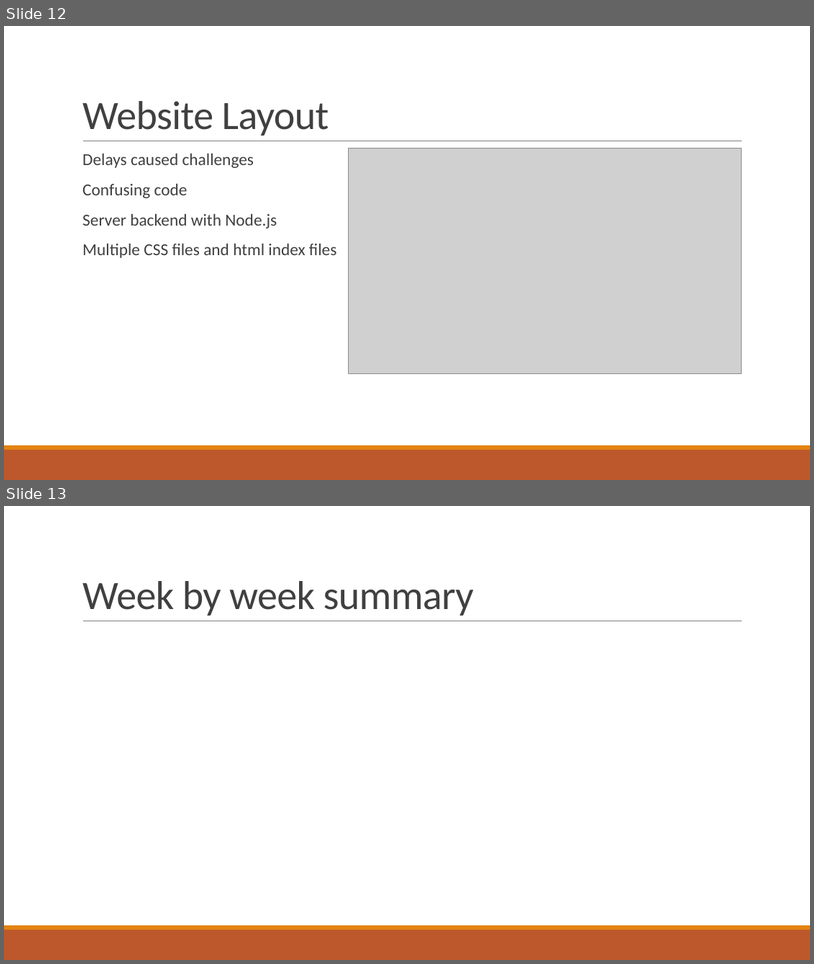
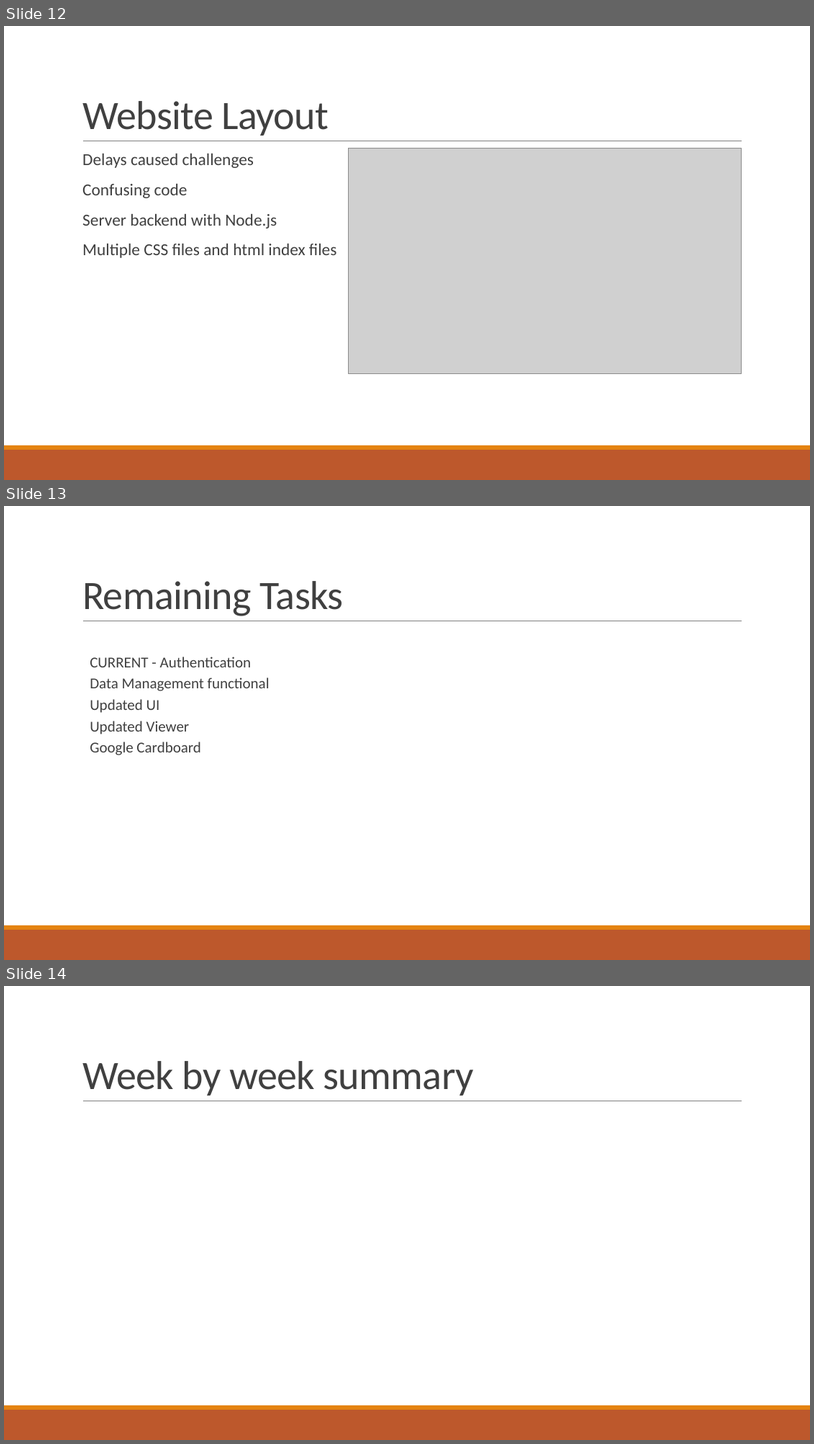
Before and after one commit to gonsalvg/Capstone-Forge-App, a slide deck: Project Documents/Progress Report 2/Progress report.pptx. Shown one above the other, each under a label of ours: slides 12 and 13 before the commit, slides 12, 13 and 14 after it. The pictures are 814x964 and 814x1444 pixels, drawn with LibreOffice and Linux fonts; fonts in the diff are those of the drawing; grey boxes stand for pictures. Boxes give left, top, right and bottom in pixels: in the first picture for what was removed or moved away, otherwise in the second. Text is boxed around its words. In the diff, an @@ line names an element or a change of style, - is before the commit and + after.

```diff
--- a/Project Documents/Progress Report 2/Progress report.pptx
+++ b/Project Documents/Progress Report 2/Progress report.pptx
@@ slide 13 added at box(4, 506, 810, 960), background #FFFFFF; not listed: 3 template elements that a slide beside it also shows @@
@@ title added at box(82, 581, 344, 616), 48 pt, text #404040 @@
+Remaining Tasks
@@ text added at box(90, 656, 270, 755), 18 pt, text #404040 @@
+  CURRENT - Authentication
+  Data Management functional
+  Updated UI
+  Updated Viewer
+  Google Cardboard
@@ what was slide 13 is now slide 14 @@
```
Also in this commit, not shown: 1 other slide added, 2 other files.
